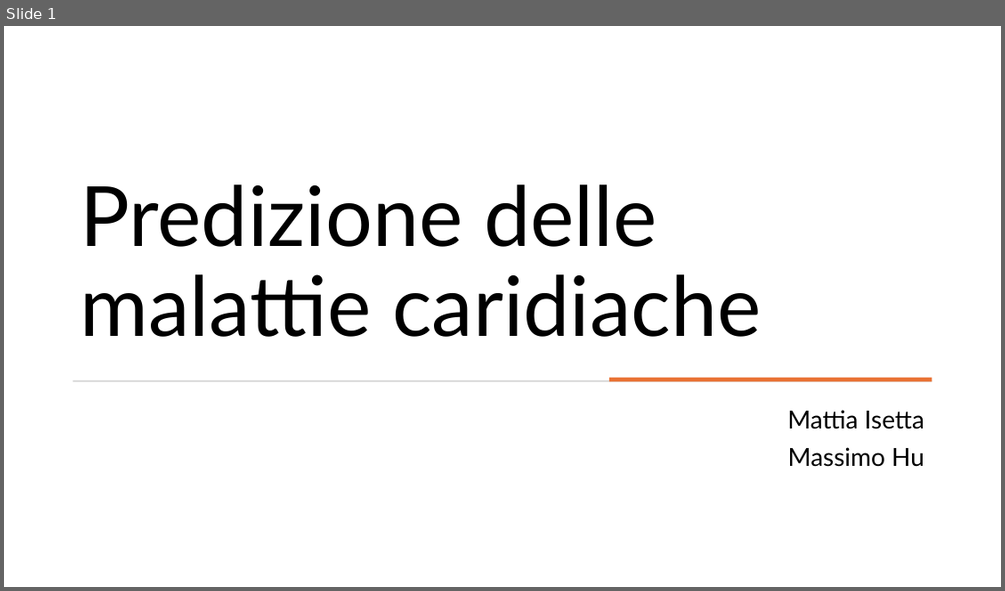
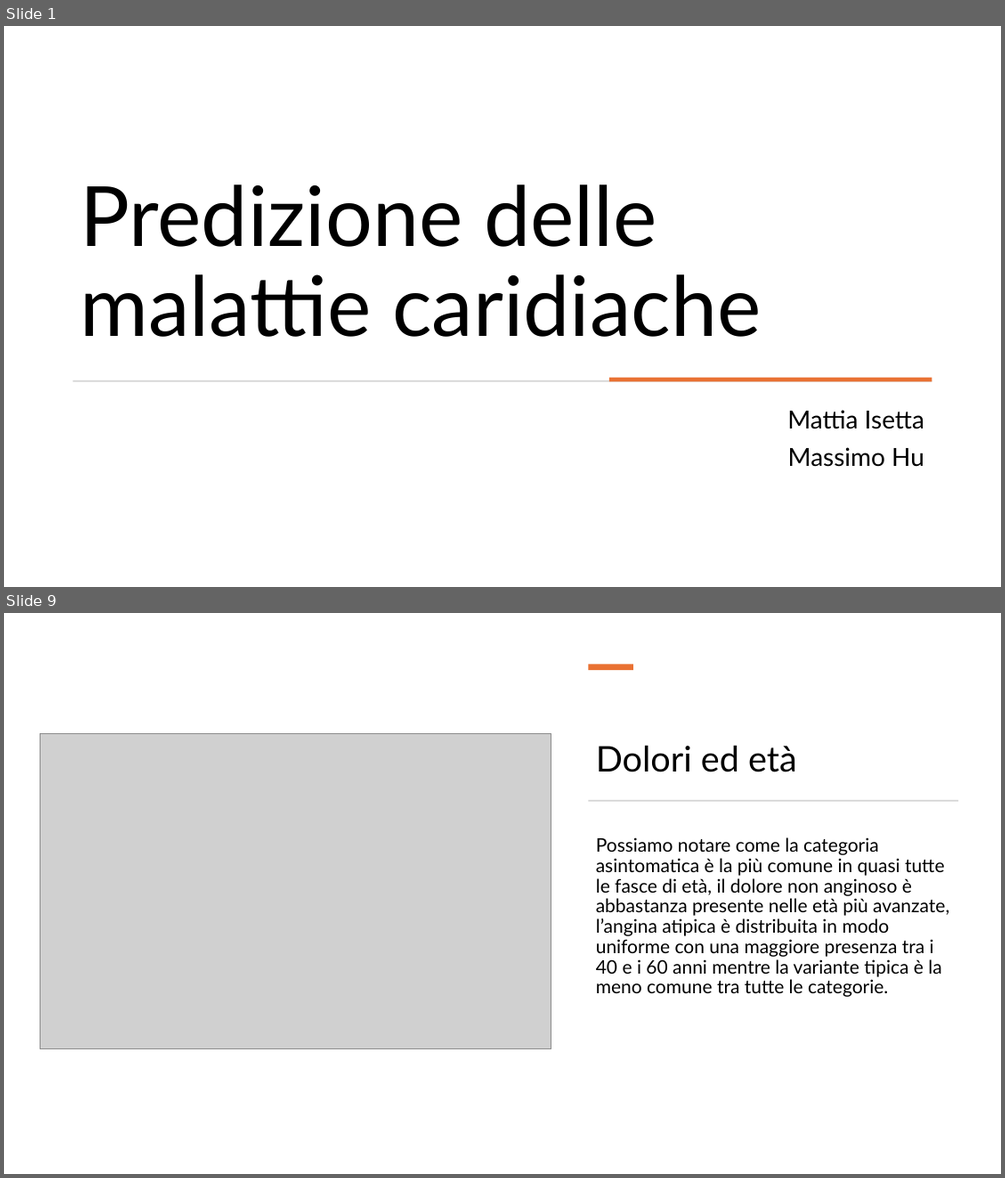
Before and after one commit to mattiaise/scientific-visualization, a slide deck: presentazione/presentazione.pptx. Shown one above the other, each under a label of ours: slide 1 before the commit, slides 1 and 9 after it; the slides between them are not shown. The pictures are 1005x591 and 1005x1178 pixels, drawn with LibreOffice and Linux fonts; fonts in the diff are those of the drawing; grey boxes stand for pictures. Boxes give left, top, right and bottom in pixels: in the first picture for what was removed or moved away, otherwise in the second. Text is boxed around its words. In the diff, an @@ line names an element or a change of style, - is before the commit and + after.

```diff
--- a/presentazione/presentazione.pptx
+++ b/presentazione/presentazione.pptx
@@ slide 9 added at box(4, 613, 1001, 1174), background #FFFFFF @@
@@ rectangle added at box(588, 664, 633, 670), fill #E97132 @@
@@ picture added at box(40, 733, 551, 1049) @@
@@ title added at box(596, 745, 797, 772), 34 pt, text #000000 @@
+Dolori ed età
@@ rectangle added at box(588, 800, 958, 802), fill #D5D5D5 @@
@@ text added at box(596, 837, 949, 997), 18 pt, text #000000 @@
+Possiamo notare come la categoria asintomatica è la più comune in quasi tutte le fasce di età, il dolore non anginoso è abbastanza presente nelle età più avanzate, l’angina atipica è distribuita in modo uniforme con una maggiore presenza tra i 40 e i 60 anni mentre la variante tipica è la meno comune tra tutte le categorie.
```
Also in this commit, not shown: 17 other slides added, 1 slide removed.
